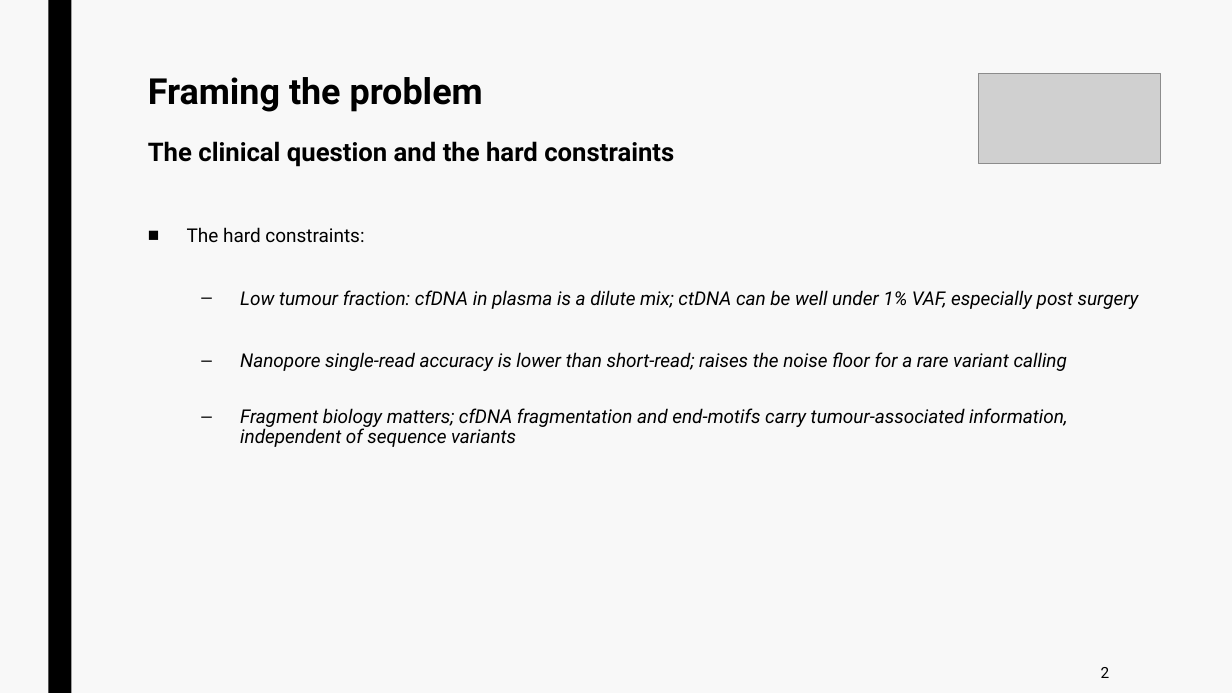
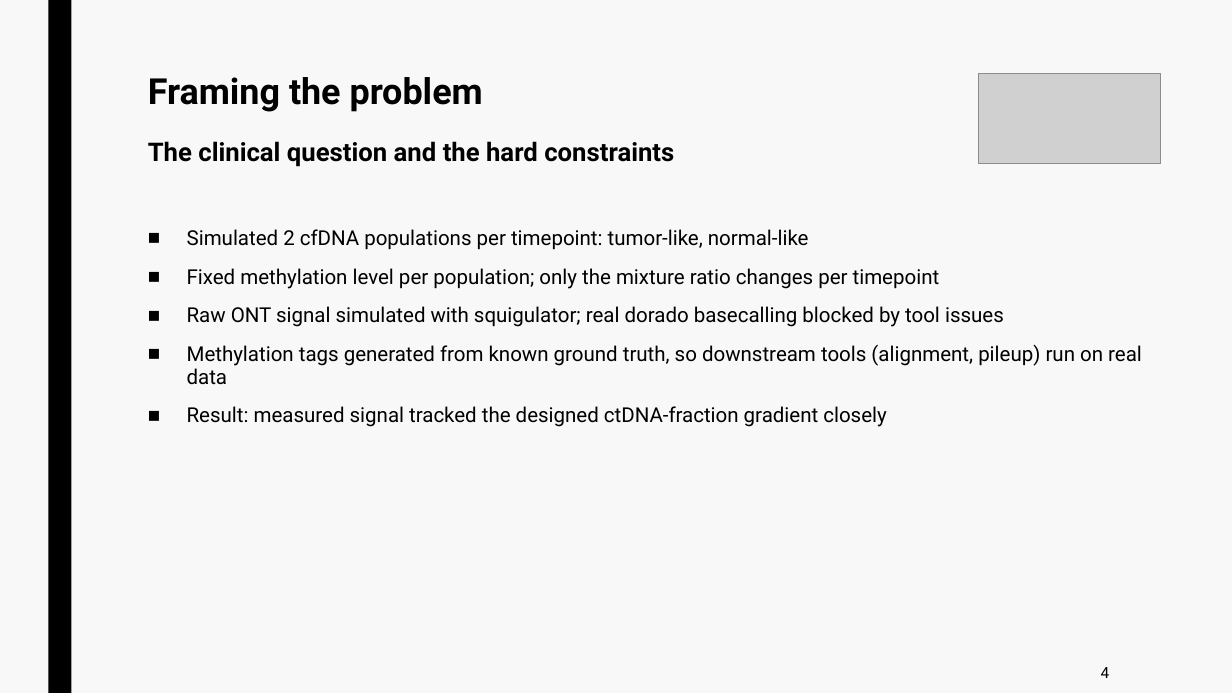
Before and after one commit to jurtasun/presentations, a slide deck: slide 5 of 202609_vhio_symposium/202609_vhio_technical.ppt (slide 3 before the commit). Drawn at 1232x693 pixels with LibreOffice and Linux fonts; fonts in the diff are those of the drawing; grey boxes stand for pictures. Boxes give left, top, right and bottom in pixels: in the first picture for what was removed or moved away, otherwise in the second. Text is boxed around its words. In the diff, an @@ line names an element or a change of style, - is before the commit and + after.

```diff
--- a/202609_vhio_symposium/202609_vhio_technical.ppt
+++ b/202609_vhio_symposium/202609_vhio_technical.ppt
@@ text at (187,229,1142,427): text changed; size 14.8 to 16 pt; italic off @@
-■ The hard constraints:
-  – Low tumour fraction: cfDNA in plasma is a dilute mix; ctDNA can be well under 1% VAF, especially post surgery
-  – Nanopore single-read accuracy is lower than short-read; raises the noise floor for a rare variant calling
-  – Fragment biology matters; cfDNA fragmentation and end-motifs carry tumour-associated information, independent of sequence variants
+■ Simulated 2 cfDNA populations per timepoint: tumor-like, normal-like
+■ Fixed methylation level per population; only the mixture ratio changes per timepoint
+■ Raw ONT signal simulated with squigulator; real dorado basecalling blocked by tool issues
+■ Methylation tags generated from known ground truth, so downstream tools (alignment, pileup) run on real data
+■ Result: measured signal tracked the designed ctDNA-fraction gradient closely
@@ page number at (1101,667,1110,678): text changed @@
-2
+4
```
Also in this commit, not shown: 2 other slides changed, 11 slides added, 8 slides removed, 10 other files.
